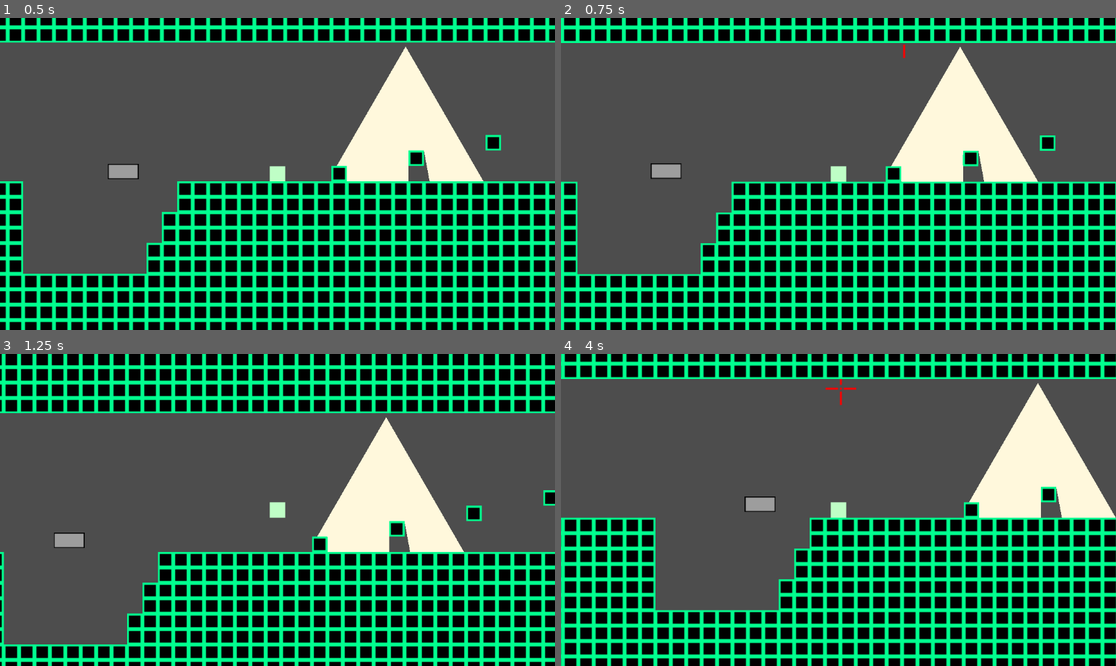
Above: before the commit, frames 1-4 (two rows, left to right).
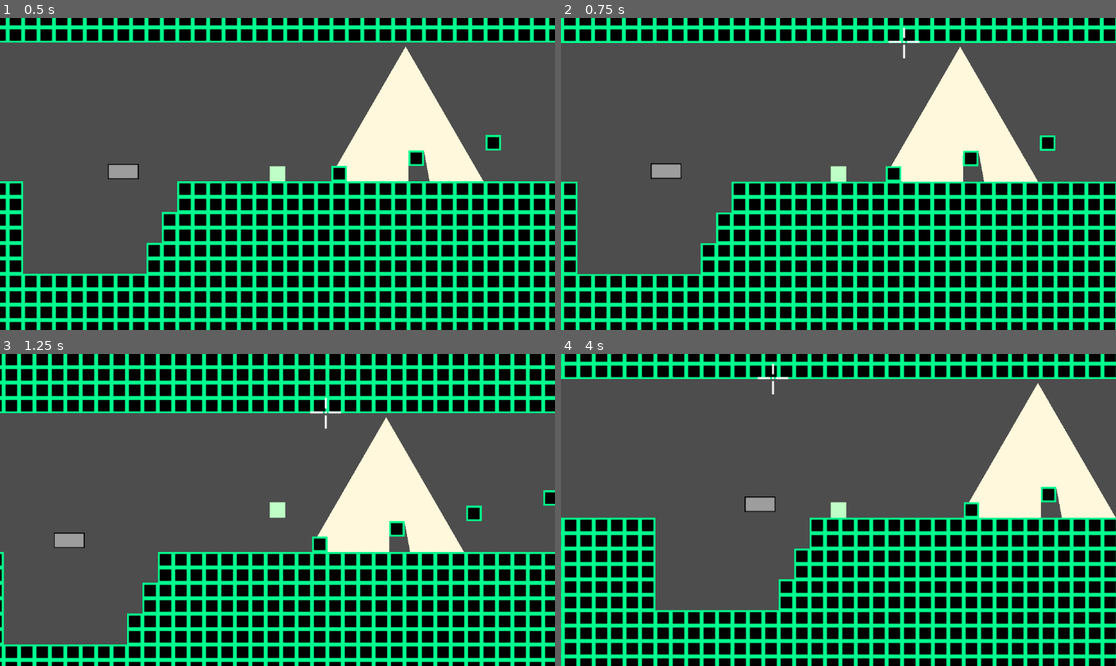
Above: after the commit, the same moments.

Repository: mtthwm/Godot-Platformer
Game: Godot game, scene res://Scenes/PlayerExperimentation.tscn
Two runs of this game, one before a commit and one after it. Both use one fixed random seed, a clock stepped at 60 frames per second and the inputs below.
Inputs:
- Up to frame 1 (0.5 s): no input
- Up to frame 2 (0.75 s): hold D (move_right) from 0.53 s (still down); hold Shift (move_grapple) from 0.53 s (still down)
- Up to frame 3 (1.25 s): keep holding D (move_right); keep holding Shift (move_grapple); tap Space (move_jump) at 0.77 s
- Up to frame 4 (4 s): release D (move_right) at 1.28 s; release Shift (move_grapple) at 1.28 s; hold A (move_left) 1.28-2.03 s; tap Shift (move_grapple) at 1.35, 2.85 s; tap Space (move_jump) at 1.52, 3.02, 3.77 s; hold Shift (move_grapple) 2.03-2.78 s; hold D (move_right) 2.03-3.53 s; hold A (move_left) from 3.53 s (still down); hold Shift (move_grapple) from 3.53 s (still down)

Frame 1 is identical in both runs. In frame 2, less than 0.1% of the frame differs, in the area x 58-65%, y 3-13%; in frame 3, less than 0.1%; in frame 4, 0.2%, in the area x 35-54%, y 3-17%.

Commit message:
Improve Crosshair

Diff:
--- a/Prefabs/Player.tscn
+++ b/Prefabs/Player.tscn
@@ -73,6 +73,7 @@
 shape = SubResource("RectangleShape2D_3npsx")
 
 [node name="Crosshair" type="Sprite2D" parent="."]
+z_index = 1000
 position = Vector2(-72, -57)
 texture = ExtResource("3_4l6a0")
 
--- a/Script/PlayerMovement.gd
+++ b/Script/PlayerMovement.gd
@@ -118,6 +118,27 @@
 	if Input.is_action_just_released("move_jump"):
 		_hasJumpedThisButtonPress = false;
 
+func _cast_grapple_ray ():
+	var space_state = get_world_2d().direct_space_state
+	var query = PhysicsRayQueryParameters2D.create(global_position, _grapplePoint);
+	var result = space_state.intersect_ray(query);
+	return result;
+
+func _is_within_grapple_range (grapplePoint):
+	return position.distance_to(grapplePoint) > minGrappleTileLength * tilesize
+
+func _handle_crosshair (grappleRayResult: Dictionary):
+
+	if !_grappling:
+		if grappleRayResult && _is_within_grapple_range(grappleRayResult.position):
+			crosshair.set_global_position(grappleRayResult.position);
+			crosshair.show();
+		else:
+			crosshair.hide();
+	else:
+		crosshair.set_global_position(_grapplePoint);
+
+
 func _handle_grappling (_delta):
 	if Input.is_action_pressed("move_right"):
 		_grappleDir = Vector2(0.5, -1).normalized()
@@ -129,33 +150,24 @@
 		_grappleDir = _grappleDir.normalized();
 		_grapplePoint = global_position + _grappleDir * grappleLengthTiles * tilesize;
 
+	var grappleRayResult = _cast_grapple_ray();
+	_handle_crosshair(grappleRayResult);
+
 	if Input.is_action_pressed("move_grapple"):
 		_lock_movement(3, MOVE_LOCK_TYPE.BOTH);
 
 		if !_grappling:
-			var space_state = get_world_2d().direct_space_state
-			var query = PhysicsRayQueryParameters2D.create(global_position, _grapplePoint);
-			var result = space_state.intersect_ray(query);
-
-			if !_hasGrappledThisButtonPress && result && position.distance_to(result.position) > minGrappleTileLength * tilesize:
-				crosshair.modulate = Color(1, 1, 1);
-				_grapplePoint = result.position;
+			if !_hasGrappledThisButtonPress && grappleRayResult && _is_within_grapple_range(grappleRayResult.position):
+				_grapplePoint = grappleRayResult.position;
 				_grappling = true;
 				_hasGrappledThisButtonPress = true;
 				_remainingJumps = extraJumps;
 				_lock_movement(5, MOVE_LOCK_TYPE.BOTH);
-
-			else:
-				crosshair.modulate = Color(1, 0, 0);
-
-			crosshair.show();
 	else:
-		crosshair.hide();
 		_unlock_movement(3, MOVE_LOCK_TYPE.BOTH);
 		_hasGrappledThisButtonPress = false;
 
 	if _grappling:
-		crosshair.set_global_position(_grapplePoint);
 		var touchingAnything: bool = (groundCheck.isGrounded || leftWallChecker.isGrounded || rightWallChecker.isGrounded || ceilingChecker.isGrounded);
 		var grappleAngle = abs(Vector2.UP.angle_to((_grapplePoint - global_position).normalized()));
 		print_debug(rad_to_deg(grappleAngle));
